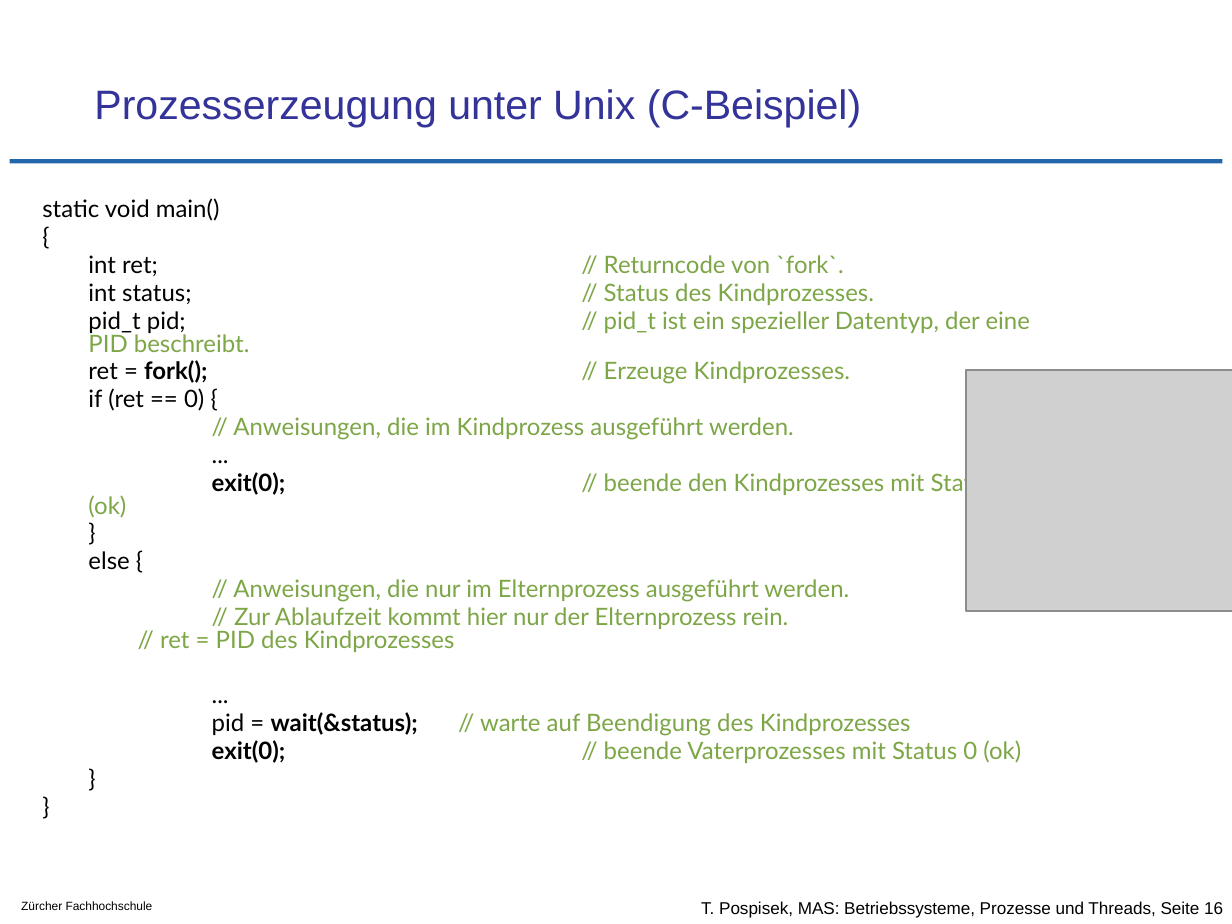
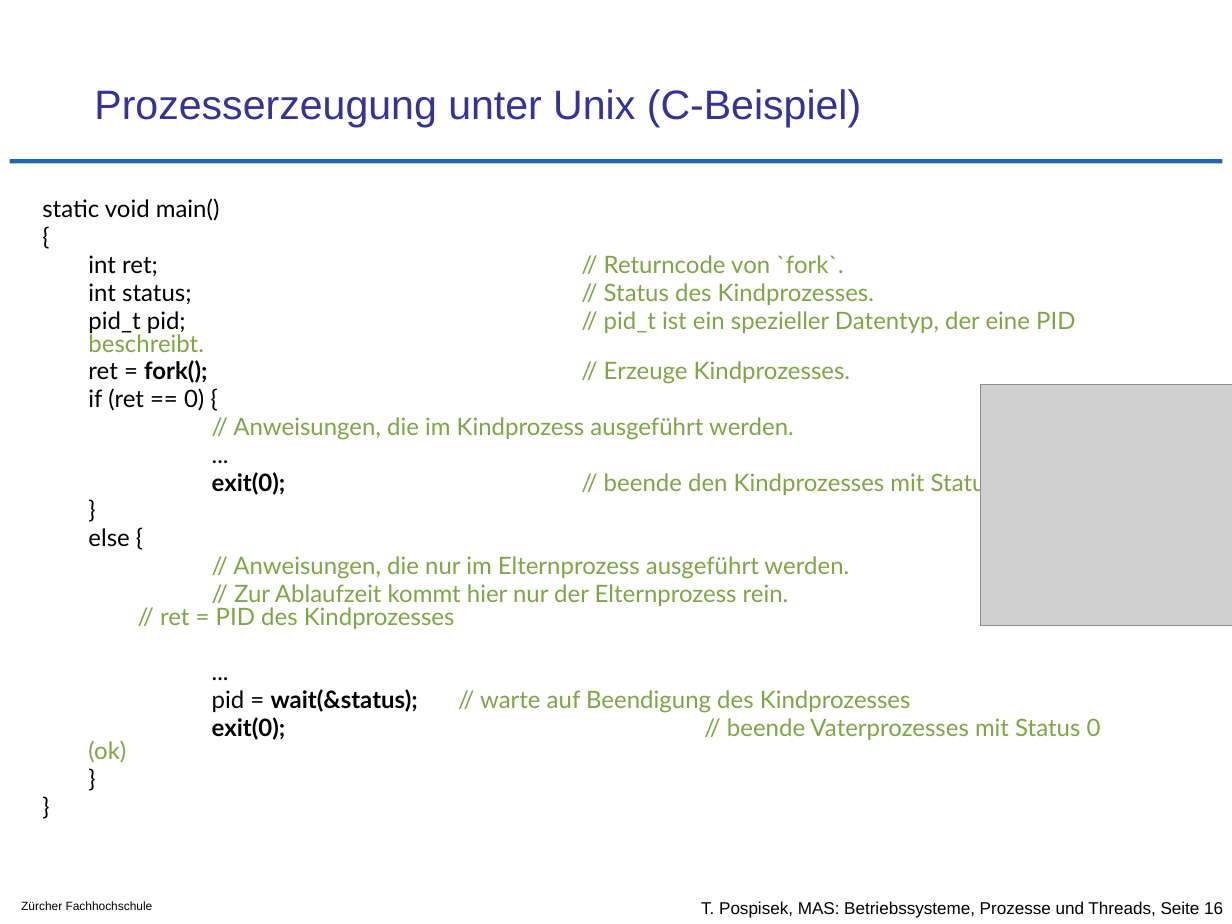
Before and after one commit to tpo/betriebssysteme, a slide deck: slide 16 of 05-2_Prozesse_und_Threads.odp. Drawn at 1232x924 pixels with LibreOffice and Linux fonts; fonts in the diff are those of the drawing; grey boxes stand for pictures; background and template pictures are left out. Boxes give left, top, right and bottom in pixels: in the first picture for what was removed or moved away, otherwise in the second. Text is boxed around its words. In the diff, an @@ line names an element or a change of style, - is before the commit and + after.

```diff
--- a/05-2_Prozesse_und_Threads.odp
+++ b/05-2_Prozesse_und_Threads.odp
@@ text "static void main()" rewrapped from [42,198,1030,763] to [42,198,1101,740] @@
@@ picture: place and size @@
-picture at [966,370,1232,611]
+picture at [981,384,1232,626]
```
Also in this commit, not shown: 5 other slides changed.
